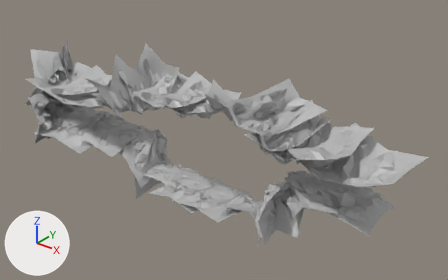
Renders of the FBX model Assets/God Hunt/Env/Background/Walls/Models/Walls_Room10.fbx from each side of a commit.
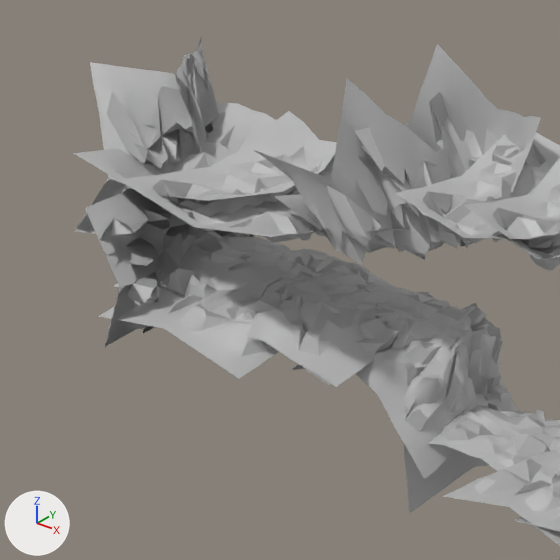
There are two pictures of each version: one whole from a camera (50 mm lens) standing at (-31.2, -59.5, -18.4) and looking at (-81.7, 3.6, -57.6), one close up on the part from 0% to 42% of the width and 10% to 77% of the height. The lights are fixed; the arrows at lower left show +X, +Y and +Z. Where no turn or scale is listed for an object, it has been applied to the vertices.

In view in the first close-up: 'Walls_Room10'.
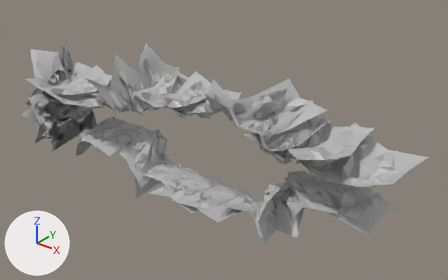
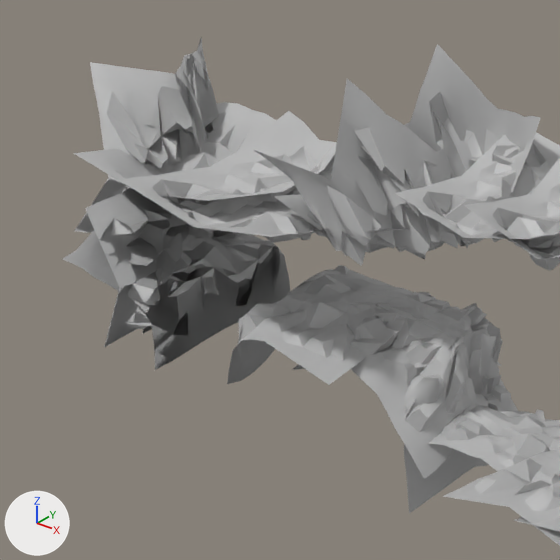
The newer file is also turned or shifted as a whole; pictures and numbers use the older file's frame.

Edits to the scene script, one JSON object a line:
```json
{"block": "me_mesh", "where": "# used by ob_walls_room10; location = (-86.61, -0.39, -57.74)"}
{"op": "remove", "block": "me_mesh", "code": "me_mesh.from_pydata(...)  # 7200 vertices, 6660 faces; spans x -34.6..34.6, y -7.2..7.2, z -12.4..12.4"}
{"op": "add", "block": "me_mesh", "code": "me_mesh.from_pydata(...)  # 6720 vertices, 6216 faces; spans x -34.6..34.6, y -7.2..7.2, z -12.4..12.4"}
{"block": "me_mesh", "change": "me_mesh part 1: a new loose piece of 240 vertices spanning x -32.7..-23.8, y -4.6..5.1, z -7.8..-1.4, in mat_m_walls_room10 (grey #bcbcbc)"}
{"block": "me_mesh", "change": "me_mesh part 2: the loose piece of 240 vertices spanning x -21.7..-10.2, y -4.3..5.5, z -4.4..-1.8 is deleted"}
{"block": "me_mesh", "change": "me_mesh part 3: 126 vertices moved from x -24.3..-14.5, y -4.3..5.5, z -5.9..-2.2 to x -24.2..-14.6, y -4.3..5.5, z -7.3..-2.2; 496 vertices removed from x -31.5..-15.7, y -6.0..5.5, z -5.4..-2.0; 16 vertices added at x -19.9..-16.8, y -0.3..3.7, z -6.2..-2.2"}
```

Boxes [x1, y1, x2, y2] around the edits, measured in the close-ups (560 x 560 px):
```json
{"object": "Walls_Room10", "change": "reshaped", "before": [73, 38, 560, 546], "after": [63, 38, 560, 546]}
{"part": 1, "of": "me_mesh", "change": "added", "after": [63, 230, 290, 370]}
{"part": 2, "of": "me_mesh", "change": "deleted", "before": [238, 253, 400, 387]}
{"part": 3, "of": "me_mesh", "change": "cut back", "before": [99, 231, 403, 379], "after": [146, 265, 403, 384]}
```
